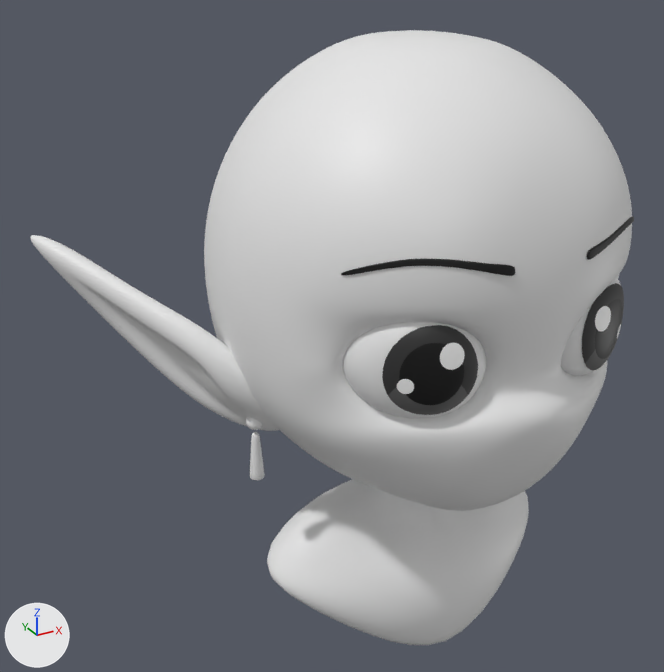
Two versions of the Blender file Scenes/portrait11.blend, one commit apart.
One viewpoint serves both versions: a 50 mm camera at (-2.58, -3.75, 3.25) aimed at (-0.36, 0.28, 1.23). The axes (+X, +Y, +Z) are drawn at lower left. The lights are the same throughout.

The older version as bpy lines, for what is in view:
```python
ob_earrings_r5 = bpy.data.objects.new('earrings_R5', me_sphere_006)
ob_earrings_r5.location = (-0.05, -0.02, 0.0)
ob_earrings_r5.scale = (-1.0, 1.0, 1.0)
ob_eyebrows1 = bpy.data.objects.new('eyebrows1', me_sphere_016)
ob_eyebrows1.location = (0.0, 0.0, 1.7)
ob_eyebrows1.scale = (1.16, 1.16, 1.16)
ob_eyebrows3 = bpy.data.objects.new('eyebrows3', me_sphere_017)
ob_eyebrows3.location = (0.0, 0.0, 1.7)
ob_eyebrows3.scale = (1.16, 1.16, 1.16)
ob_head = bpy.data.objects.new('head', me_sphere_002)
ob_head.location = (0.0, 0.0, 1.7)
ob_head.scale = (1.16, 1.16, 1.16)
ob_helix_r2 = bpy.data.objects.new('helix_R2', me_sphere_019)
ob_helix_r2.location = (0.05, -0.58, 1.7)
ob_helix_r2.rotation_euler = (-0.75, -0.576, 0.0)  # degrees (-43, -33, 0)
ob_pupil_r = bpy.data.objects.new('pupil_R', me_sphere_024)
ob_pupil_r.location = (-0.482, -0.672, 1.527)
ob_pupil_r.rotation_euler = (-0.121, 0.0, 0.0915)  # degrees (-6.9, 0, 5.2)
# also in view: 'eyes' at (0.0, -0.67, 1.53); 'chest' at (0.0, -0.05, 0.15); 'pupil_L' at (0.48, -0.67, 1.53)
```
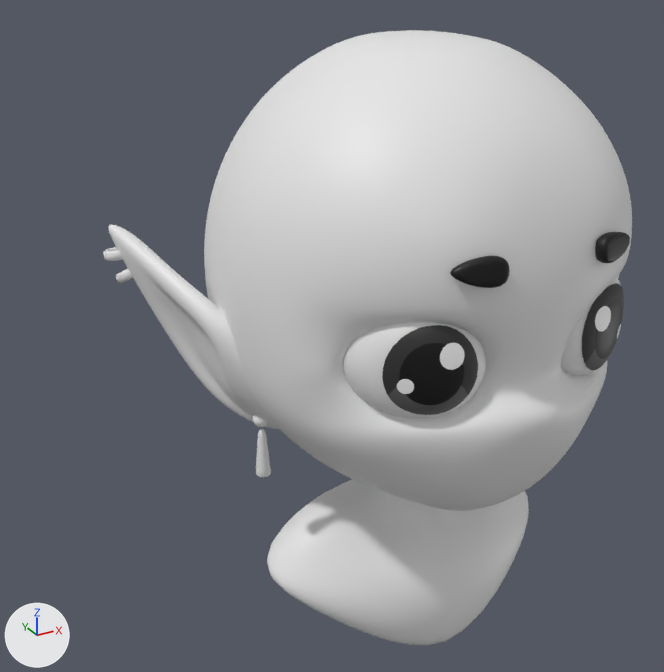
Pixel boxes [x1, y1, x2, y2] of what changed, in the pictures (664 x 672 px):
'head', modifiers changed (13% narrower)
    before: [30, 30, 632, 511]
    after: [108, 30, 632, 511]
'eyebrows3', shown (black)
    after: [450, 232, 630, 288]
'eyebrows1', hidden (black)
    before: [341, 216, 634, 276]
'earrings_R5', moved
    before: [246, 417, 265, 480]
    after: [252, 414, 271, 477]
'helix_R2', shown
    after: [103, 247, 133, 283]

Edits to the bpy script that builds the scene:
```text
Change ob_head:
    where _m = ob_head.modifiers.new('Boolean', 'BOOLEAN')
    _m.object: ob_boolears3 -> ob_boolears2
Change ob_earrings_r5:
    ob_earrings_r5.location: (-0.05, -0.02, 0.0) -> (-0.01, -0.01, 0.0)
Change ob_helix_r2:
    remove ob_helix_r2.hide_set(True)
Change ob_eyebrows3:
    remove ob_eyebrows3.hide_set(True)
Change ob_eyebrows1:
    add ob_eyebrows1.hide_set(True)
```
